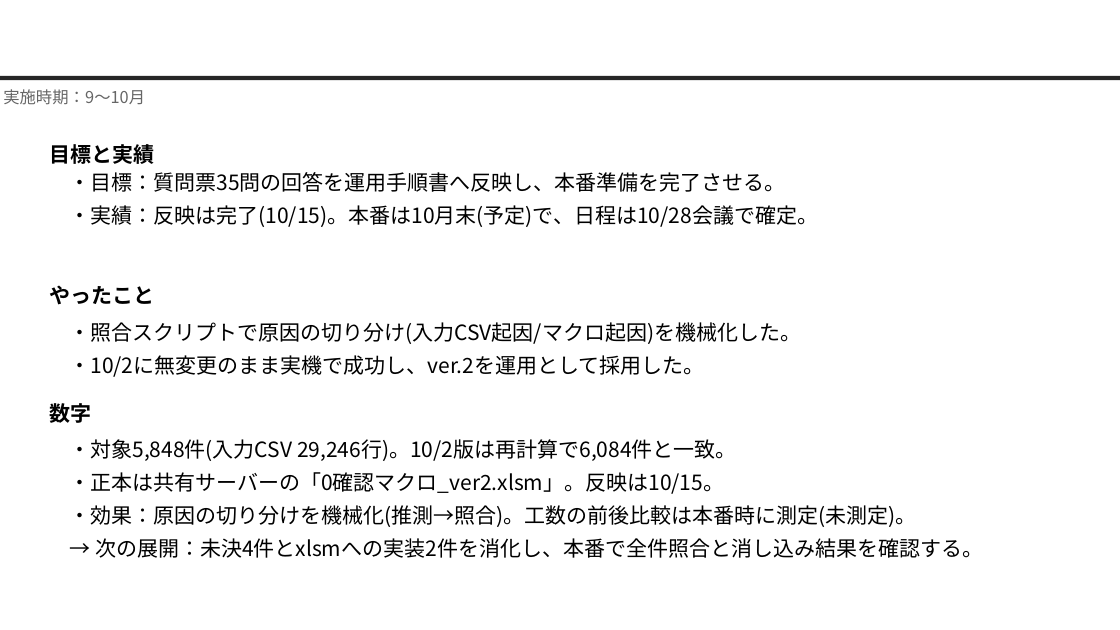
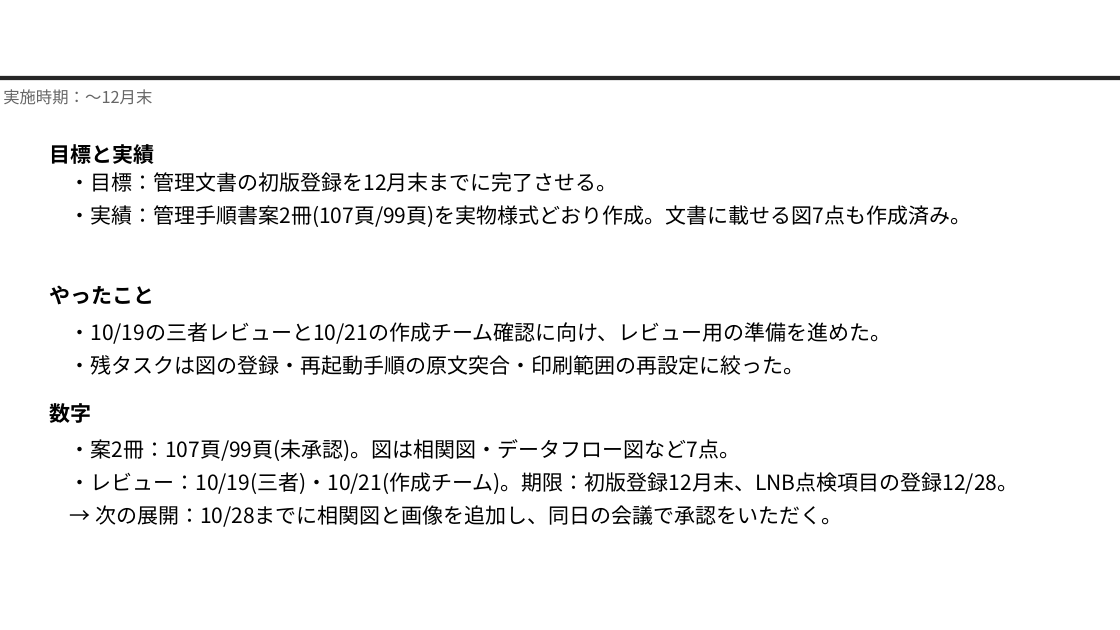
Before and after one commit to nk-shino/work_vault, a slide deck: slide 3 of workvault-sync/10_業務全般/業務報告/9月業務報告(篠原).pptx. Drawn at 1120x630 pixels with LibreOffice and Linux fonts; fonts in the diff are those of the drawing; background and template pictures are left out. Boxes give left, top, right and bottom in pixels: in the first picture for what was removed or moved away, otherwise in the second. Text is boxed around its words. In the diff, an @@ line names an element or a change of style, - is before the commit and + after.

```diff
--- a/workvault-sync/10_業務全般/業務報告/9月業務報告(篠原).pptx
+++ b/workvault-sync/10_業務全般/業務報告/9月業務報告(篠原).pptx
@@ text at <box>3,89,152,105</box>: text changed @@
-実施時期：9〜10月
+実施時期：〜12月末
@@ text at <box>69,172,971,227</box>: text changed @@
-・目標：質問票35問の回答を運用手順書へ反映し、本番準備を完了させる。
-・実績：反映は完了(10/15)。本番は10月末(予定)で、日程は10/28会議で確定。
+・目標：管理文書の初版登録を12月末までに完了させる。
+・実績：管理手順書案2冊(107頁/99頁)を実物様式どおり作成。文書に載せる図7点も作成済み。
@@ text at <box>69,322,891,375</box>: text changed @@
-・照合スクリプトで原因の切り分け(入力CSV起因/マクロ起因)を機械化した。
-・10/2に無変更のまま実機で成功し、ver.2を運用として採用した。
+・10/19の三者レビューと10/21の作成チーム確認に向け、レビュー用の準備を進めた。
+・残タスクは図の登録・再起動手順の原文突合・印刷範囲の再設定に絞った。
@@ title at <box>69,439,740,461</box>: text changed @@
-テーマ1 0確認マクロver.2の運用確定
+テーマ1 Pana-CIM/LNBの管理方法確立
@@ text at <box>69,439,1018,527</box>: text changed @@
-・対象5,848件(入力CSV 29,246行)。10/2版は再計算で6,084件と一致。
-・正本は共有サーバーの「0確認マクロ_ver2.xlsm」。反映は10/15。
-・効果：原因の切り分けを機械化(推測→照合)。工数の前後比較は本番時に測定(未測定)。
-→ 次の展開：未決4件とxlsmへの実装2件を消化し、本番で全件照合と消し込み結果を確認する。
+・案2冊：107頁/99頁(未承認)。図は相関図・データフロー図など7点。
+・レビュー：10/19(三者)・10/21(作成チーム)。期限：初版登録12月末、LNB点検項目の登録12/28。
+→ 次の展開：10/28までに相関図と画像を追加し、同日の会議で承認をいただく。
```
Also in this commit, not shown: 4 other slides changed, 8 other files.
